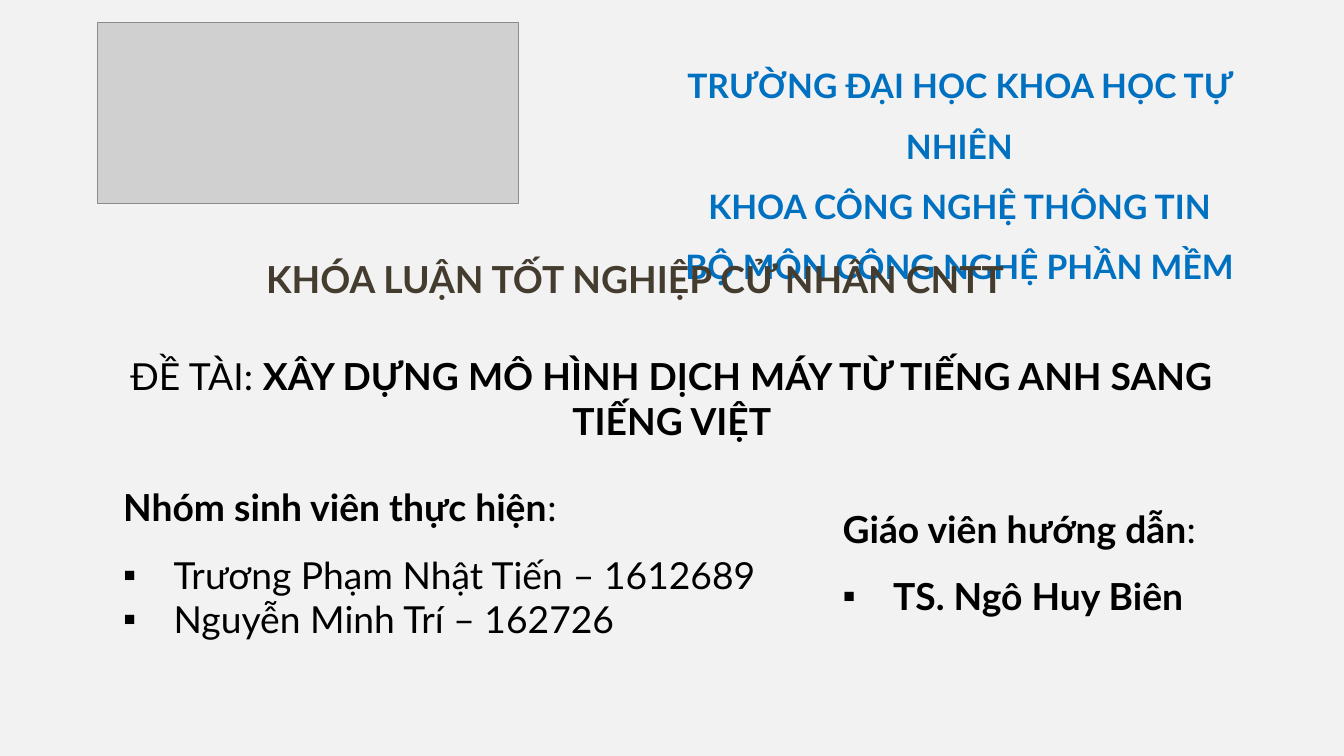
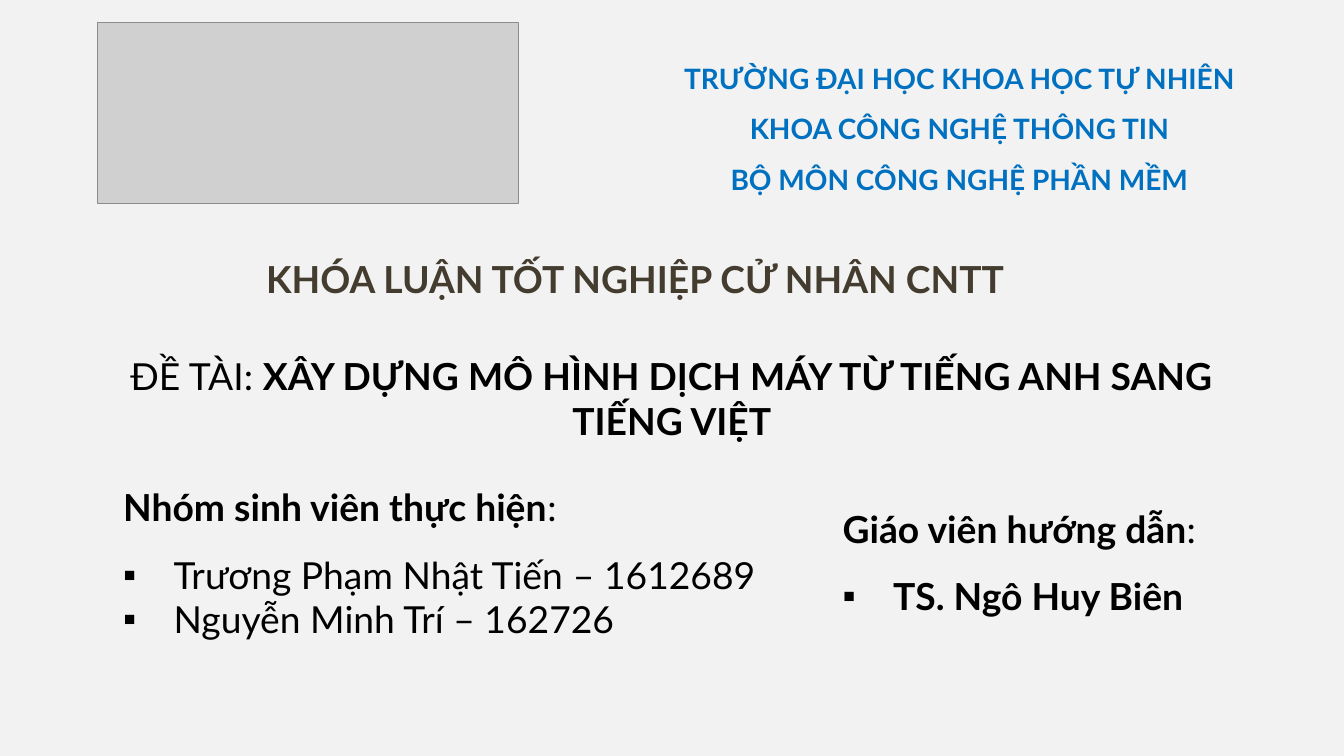
Before and after one commit to nmtri1912/kltn, a slide deck: slide 1 of Tài liệu/Presentation.pptx. Drawn at 1344x756 pixels with LibreOffice and Linux fonts; fonts in the diff are those of the drawing; grey boxes stand for pictures. Boxes give left, top, right and bottom in pixels: in the first picture for what was removed or moved away, otherwise in the second. Text is boxed around its words. In the diff, an @@ line names an element or a change of style, - is before the commit and + after.

Commit message:
update slide

```diff
--- a/Tài liệu/Presentation.pptx
+++ b/Tài liệu/Presentation.pptx
@@ text "TRƯỜNG ĐẠI HỌC KHOA HỌC ..." at <box>684,65,1234,196</box>: size 24 to 20 pt @@
```
